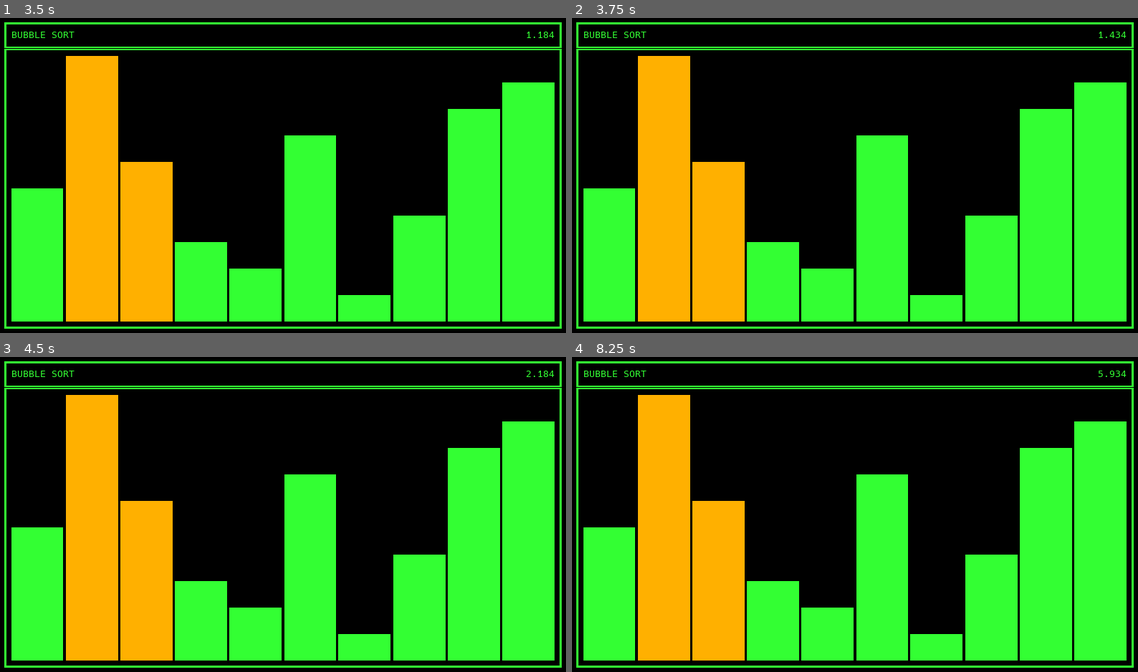
Above: before the commit, frames 1-4 (two rows, left to right).
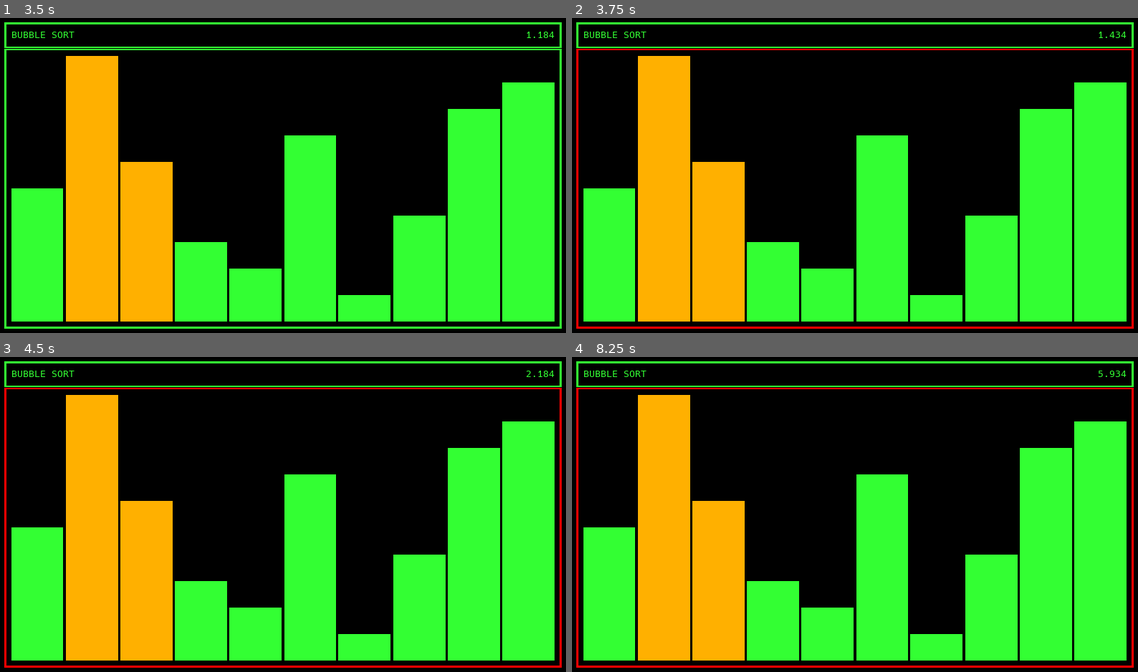
Above: after the commit, the same moments.

Repository: danielzting/algorithm-simulator
Game: Godot game, scene res://scenes/menu.tscn
The game is run twice, just before and just after one commit, with the same random seed, the same clock (stepped at 60 frames per second) and the same inputs.
Inputs:
- Up to frame 1 (3.5 s): click "start" at 0.5 s; click "BUBBLE SORT" at 1.25 s; tap Enter at 2 s; tap Left (no_swap) at 2.1 s; tap Right (swap) at 2.85 s
- Up to frame 2 (3.75 s): tap Space at 3.5 s; tap Left (no_swap) at 3.6 s
- Up to frame 3 (4.5 s): tap Enter at 4.25 s; tap Right (swap) at 4.35 s
- Up to frame 4 (8.25 s): tap Left (no_swap) at 5.1, 6.6, 8.1 s; tap Right (swap) at 5.85, 7.35 s; tap Space at 7.25 s

Frame 1 is identical in both runs. In frame 2, 1.8% of the frame differs, in the area x 0-100%, y 9-99%; in frame 3, 1.8%; in frame 4, 1.8%.

Commit message:
feat: add flashing red border when mistake is made
To aid the player with visual feedback, the main level display now
flashes red three times to inform them of mistakes.

Diff:
--- a/scenes/play.tscn
+++ b/scenes/play.tscn
@@ -55,6 +55,14 @@
 size_flags_vertical = 3
 script = ExtResource( 3 )
 
+[node name="Label" type="Label" parent="PlayingScreen/DisplayBorder"]
+margin_left = 20.0
+margin_top = 448.0
+margin_right = 1840.0
+margin_bottom = 486.0
+text = "ready..."
+align = 1
+
 [node name="Timer" type="Timer" parent="."]
 one_shot = true
 autostart = true
--- a/scripts/border.gd
+++ b/scripts/border.gd
@@ -1,10 +1,32 @@
 extends MarginContainer
 
-var GREEN = Color(0.2, 1, 0.2)
-var WIDTH = 5
+const GREEN = Color(0.2, 1, 0.2)
+const RED = Color(1, 0, 0)
+const WIDTH = 5
+var color = GREEN
+var timer = Timer.new()
+const FLASHES = 3
+var color_changes = 0
 
 func _ready():
-	pass
+	# Input should be reenabled right after the last red flash
+	timer.wait_time = 1.0 / (FLASHES * 2 - 1)
+	timer.connect("timeout", self, "_on_Timer_timeout")
+	add_child(timer)
+
+func flash():
+	_on_Timer_timeout()
+	timer.start()
+
+func _on_Timer_timeout():
+	if color_changes == FLASHES * 2 - 1:
+		timer.stop()
+		color_changes = 0
+		color = GREEN
+	else:
+		color = RED if color_changes % 2 == 0 else GREEN
+		color_changes += 1
+	update()
 
 func _draw():
-	draw_rect(Rect2(Vector2(), rect_size), GREEN, false, WIDTH)
+	draw_rect(Rect2(Vector2(), rect_size), color, false, WIDTH)
--- a/scripts/play.gd
+++ b/scripts/play.gd
@@ -4,11 +4,6 @@
 
 func _ready():
 	$HUDBorder/HUD/Level.text = scene.get_param("level")
-	# Show ready text
-	var label = Label.new()
-	label.text = "ready..."
-	label.align = Label.ALIGN_CENTER
-	$DisplayBorder.add_child(label)
 
 func _process(delta):
 	# Show elapsed time in milliseconds
@@ -18,7 +13,7 @@
 func _on_Timer_timeout():
 	start_time = OS.get_ticks_msec()
 	# Delete ready text
-	$DisplayBorder.get_child(0).queue_free()
+	$DisplayBorder/Label.queue_free()
 	# Load level
 	var array = ArrayModel.new(10)
 	var level = getLevel(scene.get_param("level")).new(array)
--- a/views/array_view.gd
+++ b/views/array_view.gd
@@ -25,4 +25,4 @@
 		rects[i].rect_size.y = rect_size.y * level.array.get(i) / level.array.size
 
 func _on_Level_mistake():
-	pass
+	get_parent().flash()
